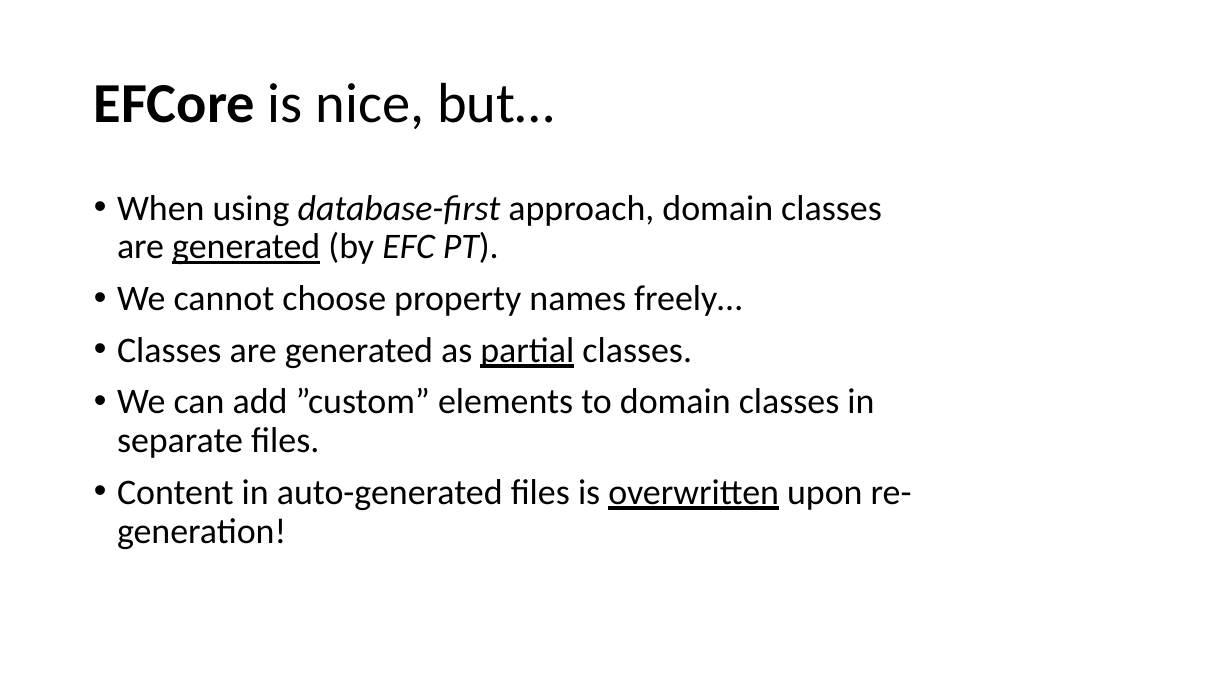
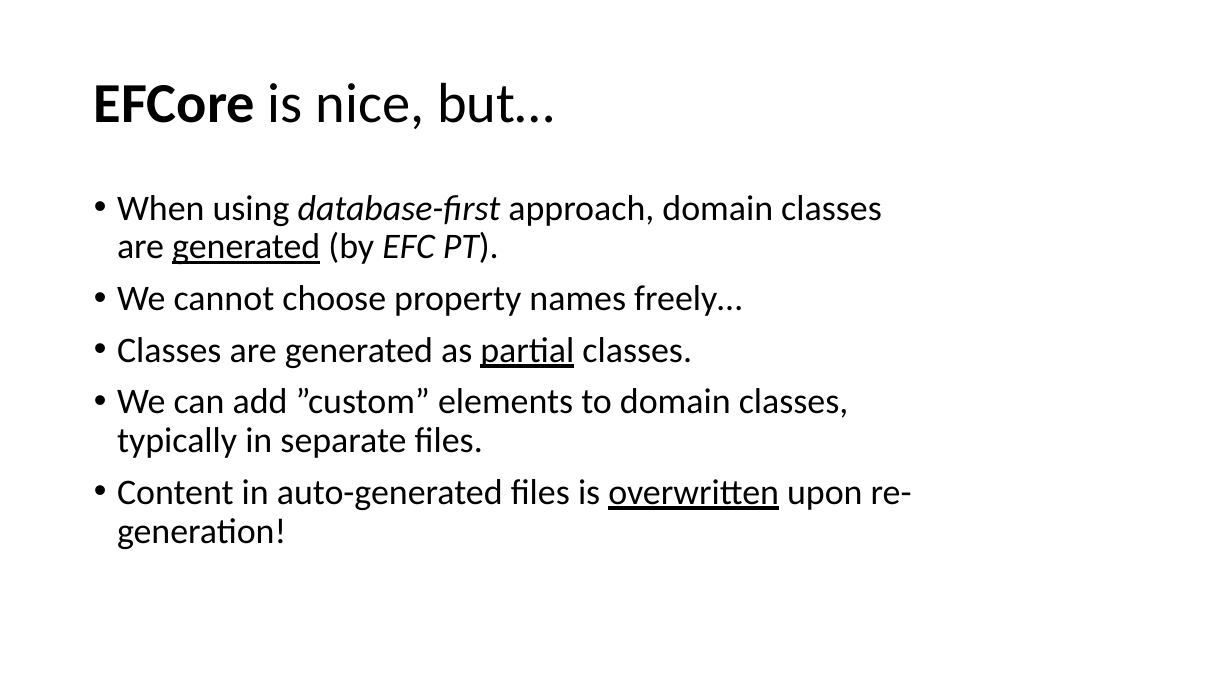
Before and after one commit to perslaursen/OOProg22, a slide deck: slide 4 of Chap/EFCore/Presentations/EFCoreEssentials.pptx. Drawn at 1232x693 pixels with LibreOffice and Linux fonts; fonts in the diff are those of the drawing. Boxes give left, top, right and bottom in pixels: in the first picture for what was removed or moved away, otherwise in the second. Text is boxed around its words. In the diff, an @@ line names an element or a change of style, - is before the commit and + after.

Commit message:
Updates to EFCore materials
Updates related to (the abandonment of) defining constructors for classes generated by EFC Power Tools.

```diff
--- a/Chap/EFCore/Presentations/EFCoreEssentials.pptx
+++ b/Chap/EFCore/Presentations/EFCoreEssentials.pptx
@@ text at (117, 387, 849, 458): text changed @@
-• We can add ”custom” elements to domain classes in separate files.
+• We can add ”custom” elements to domain classes, typically in separate files.
```
Also in this commit, not shown: 13 other slides changed, 2 slides added, 1 slide removed, 12 other files.
